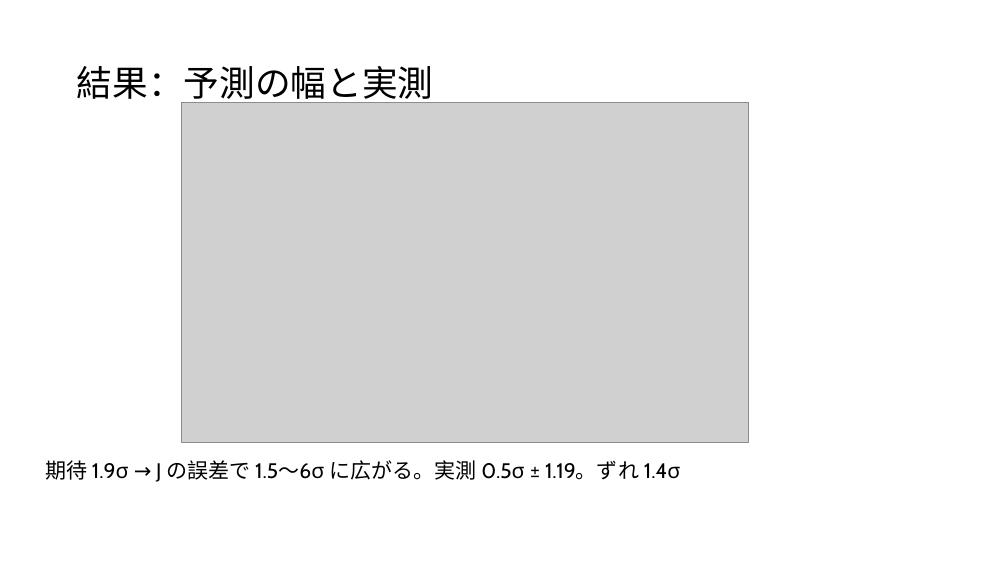
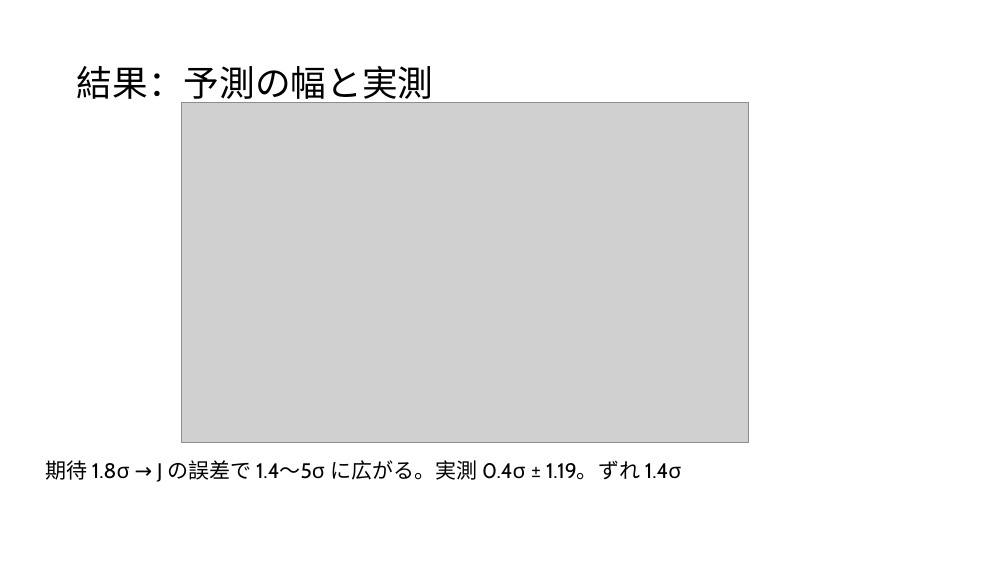
Before and after one commit to Mikann20041029/darkmatter-slides, a slide deck: slide 45 of slides/2026-10-03_研究進捗報告_claude_夕方版.pptx. Drawn at 1008x567 pixels with LibreOffice and Linux fonts; fonts in the diff are those of the drawing; grey boxes stand for pictures. Boxes give left, top, right and bottom in pixels: in the first picture for what was removed or moved away, otherwise in the second. Text is boxed around its words. In the diff, an @@ line names an element or a change of style, - is before the commit and + after.

```diff
--- a/slides/2026-10-03_研究進捗報告_claude_夕方版.pptx
+++ b/slides/2026-10-03_研究進捗報告_claude_夕方版.pptx
@@ text at <box>45,460,681,482</box>: text changed @@
-期待 1.9σ → J の誤差で 1.5〜6σ に広がる。実測 0.5σ ± 1.19。ずれ 1.4σ
+期待 1.8σ → J の誤差で 1.4〜5σ に広がる。実測 0.4σ ± 1.19。ずれ 1.4σ
```
Also in this commit, not shown: 3 other slides changed.
